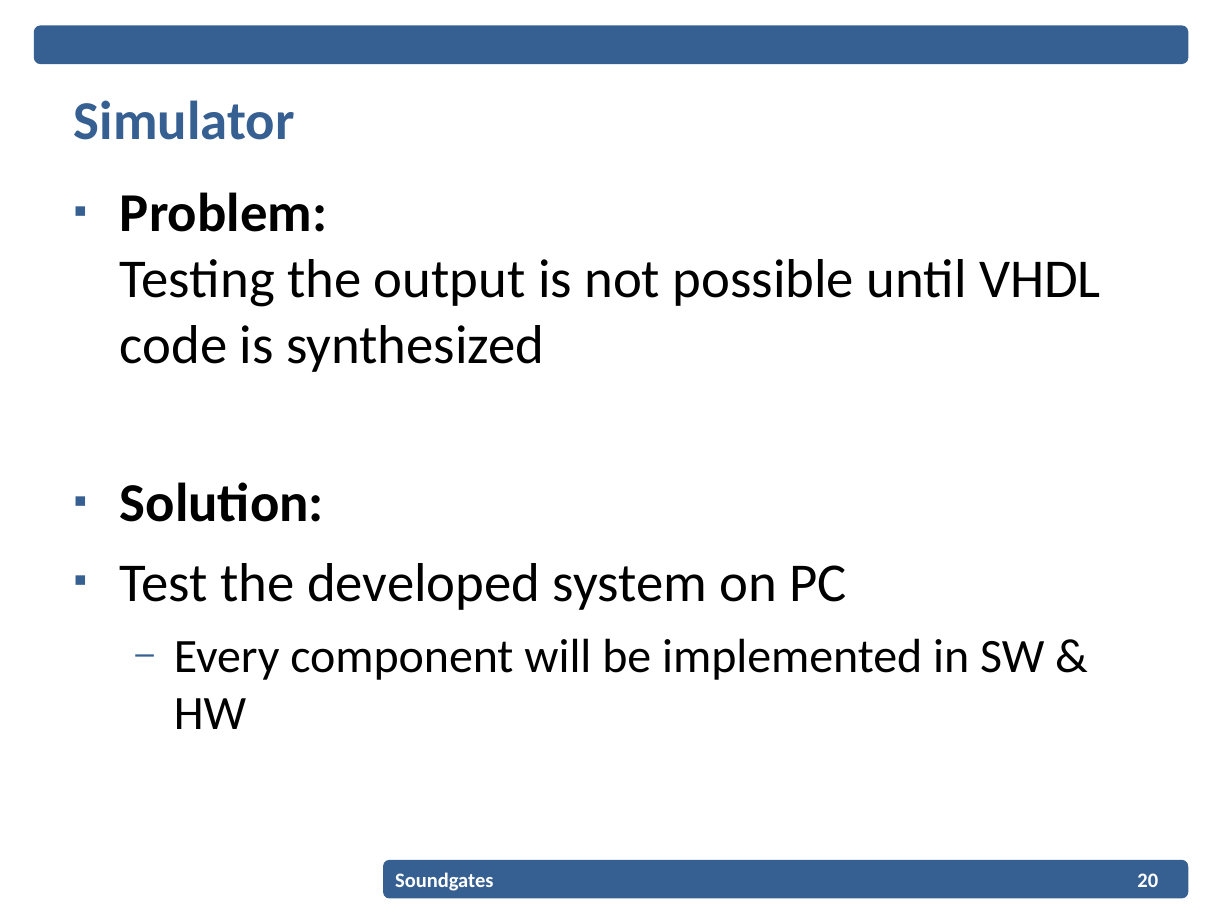
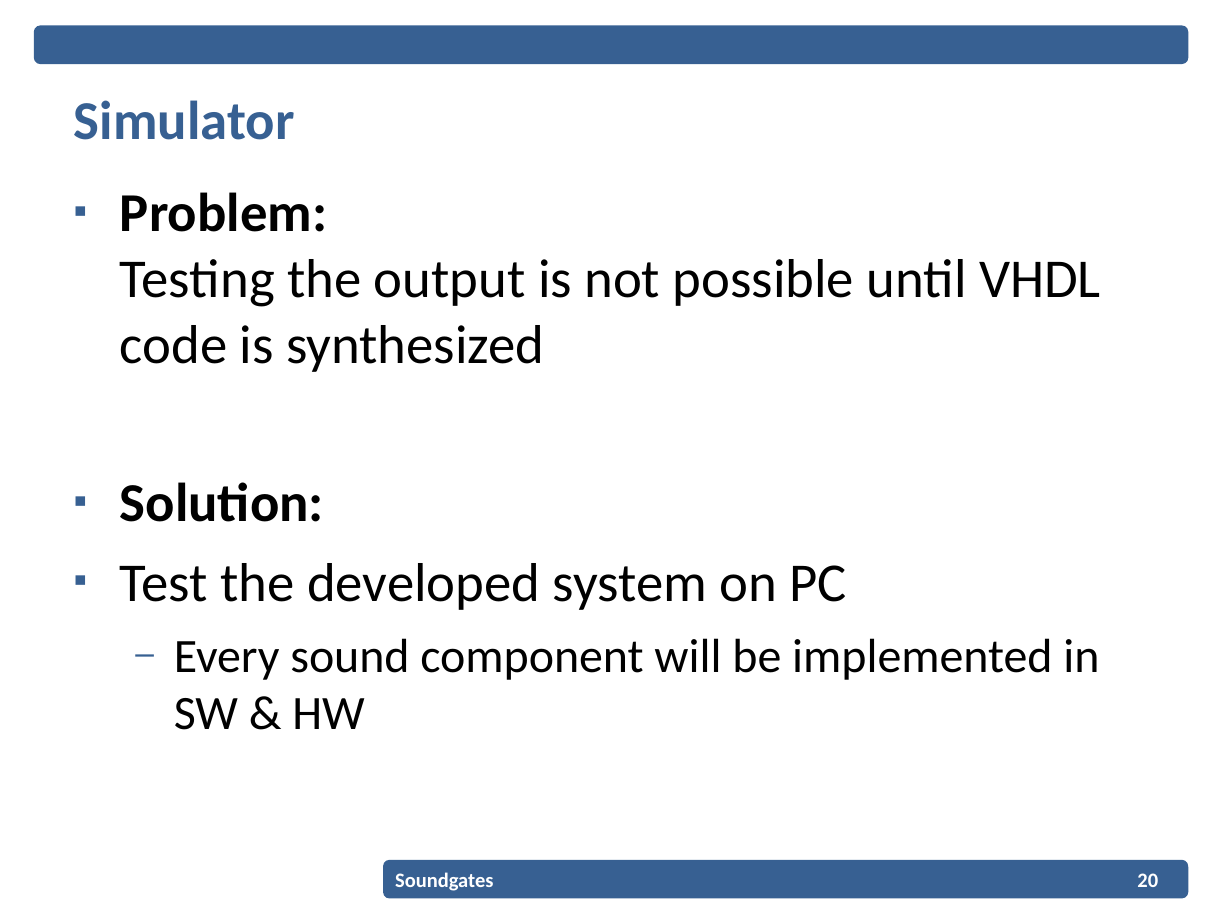
Before and after one commit to EPiCS/soundgates, a slide deck: slide 20 of documents/projectplan-presentation/Projectplan_Presentation.ppt. Drawn at 1232x924 pixels with LibreOffice and Linux fonts; fonts in the diff are those of the drawing; background and template pictures are left out. Boxes give left, top, right and bottom in pixels: in the first picture for what was removed or moved away, otherwise in the second. Text is boxed around its words. In the diff, an @@ line names an element or a change of style, - is before the commit and + after.

```diff
--- a/documents/projectplan-presentation/Projectplan_Presentation.ppt
+++ b/documents/projectplan-presentation/Projectplan_Presentation.ppt
@@ text at [174, 638, 1099, 730]: text changed @@
-  – Every component will be implemented in SW & HW
+  – Every sound component will be implemented in SW & HW
```
Also in this commit, not shown: 4 other slides changed, 1 other file.
